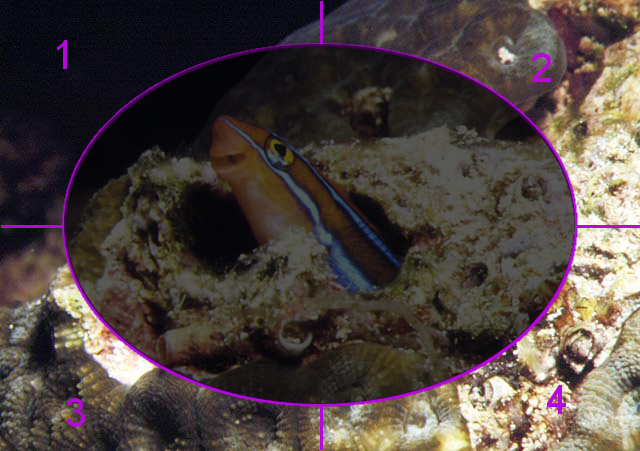
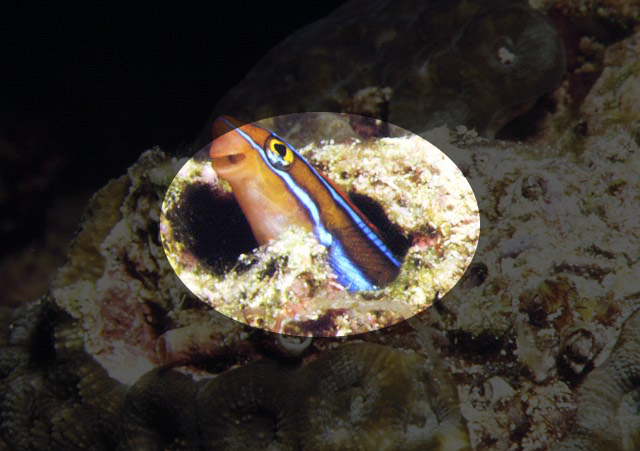
Layered file, before and after one edit (640x451). Changes by layer:
removed layer "4" over left=547, top=385, right=566, bottom=414
removed layer "3" over left=67, top=398, right=85, bottom=427
removed layer "2" over left=532, top=53, right=551, bottom=82
removed layer "1" over left=57, top=40, right=67, bottom=69
painted on "fail.jpg" over left=0, top=0, right=640, bottom=451
